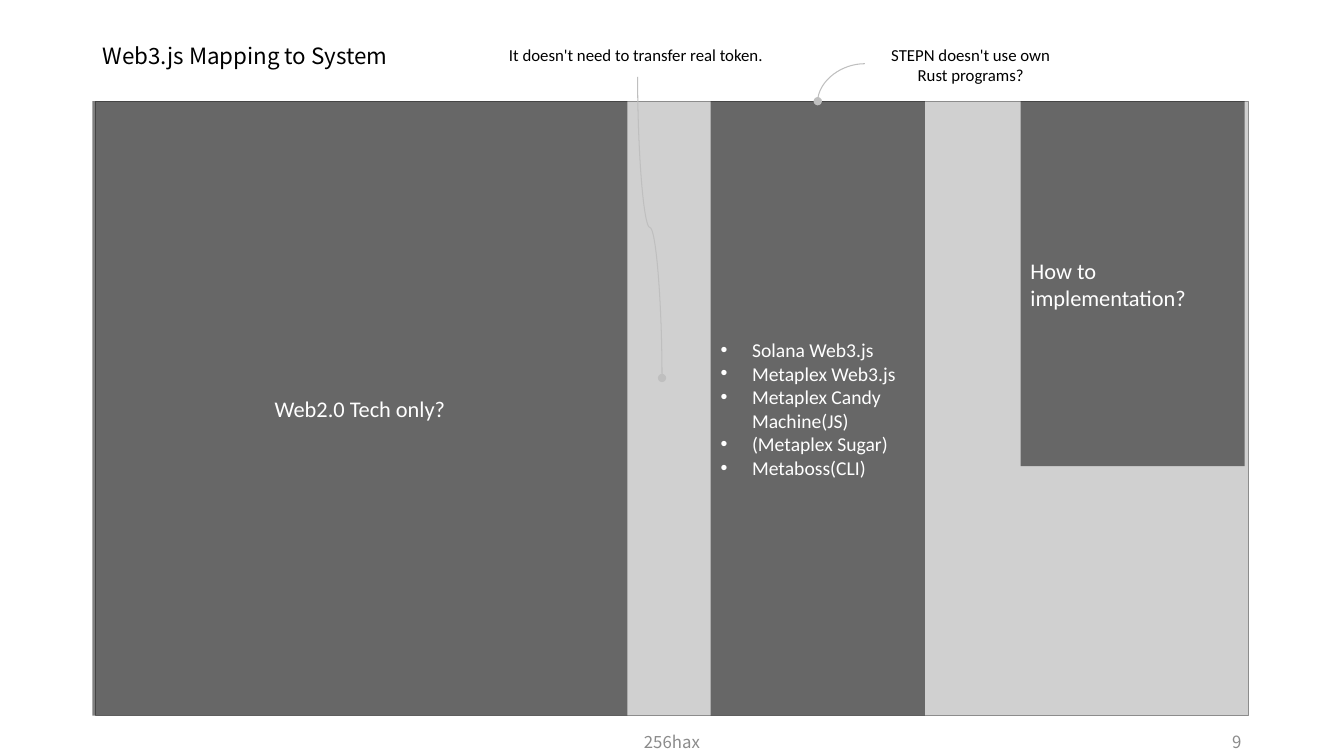
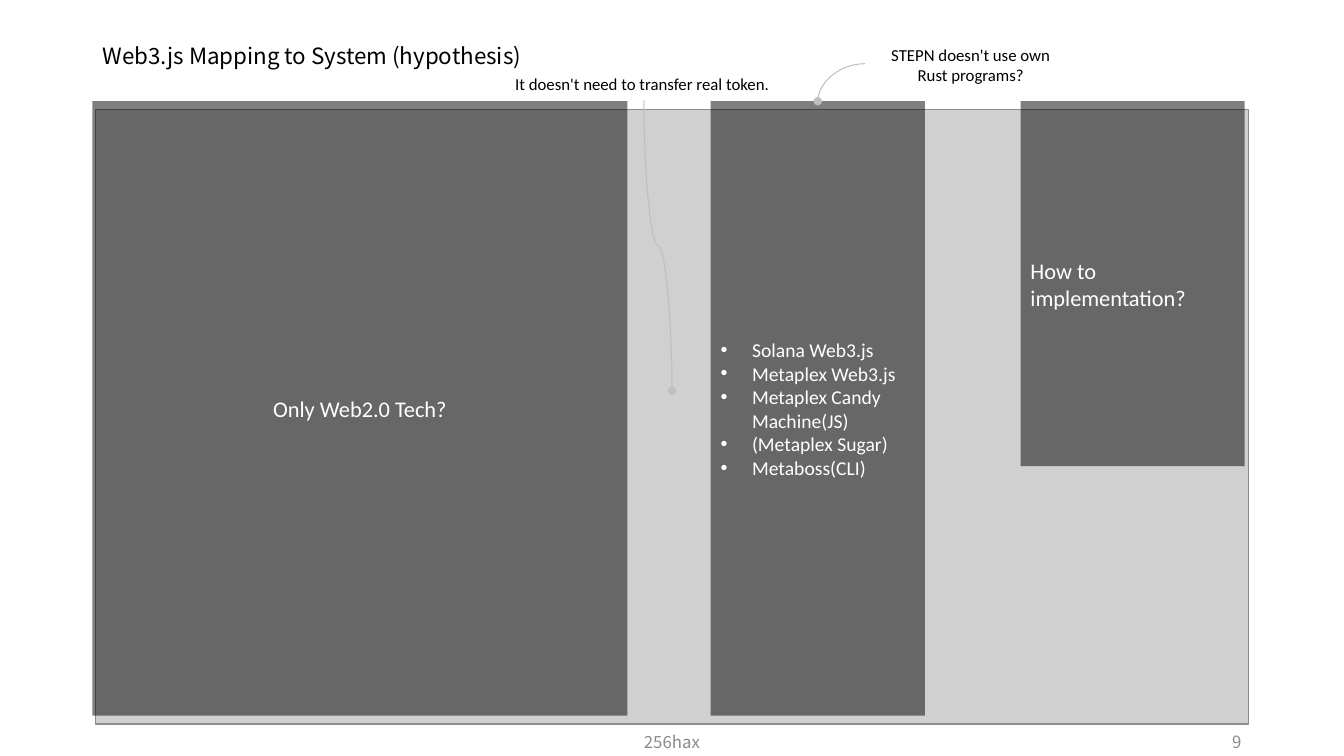
Before and after one commit to legendaryangelist/solana-anchor-react-essential, a slide deck: slide 10 of docs/Solana_Blockchain_Outline_Figure.pptx. Drawn at 1344x756 pixels with LibreOffice and Linux fonts; fonts in the diff are those of the drawing; grey boxes stand for pictures. Boxes give left, top, right and bottom in pixels: in the first picture for what was removed or moved away, otherwise in the second. Text is boxed around its words. In the diff, an @@ line names an element or a change of style, - is before the commit and + after.

Commit message:
docs: typo

```diff
--- a/docs/Solana_Blockchain_Outline_Figure.pptx
+++ b/docs/Solana_Blockchain_Outline_Figure.pptx
@@ title at <box>102,46,521,70</box>: text changed @@
-Web3.js Mapping to System
+Web3.js Mapping to System (hypothesis)
@@ text "It doesn't need to transfer ...": place and size @@
-text "It doesn't need to transfer ..." at <box>509,49,763,61</box>
+text "It doesn't need to transfer ..." at <box>515,78,769,90</box>
@@ picture: place and size @@
-picture at <box>96,101,1248,716</box>
+picture at <box>96,110,1248,725</box>
@@ curved arrow moved from (638, 77) - (662, 378) to (644, 101) - (673, 391) @@
@@ text in rectangle at <box>273,401,447,421</box>: text changed @@
-Web2.0 Tech only?
+Only Web2.0 Tech?
```
Also in this commit, not shown: 4 other slides changed.
